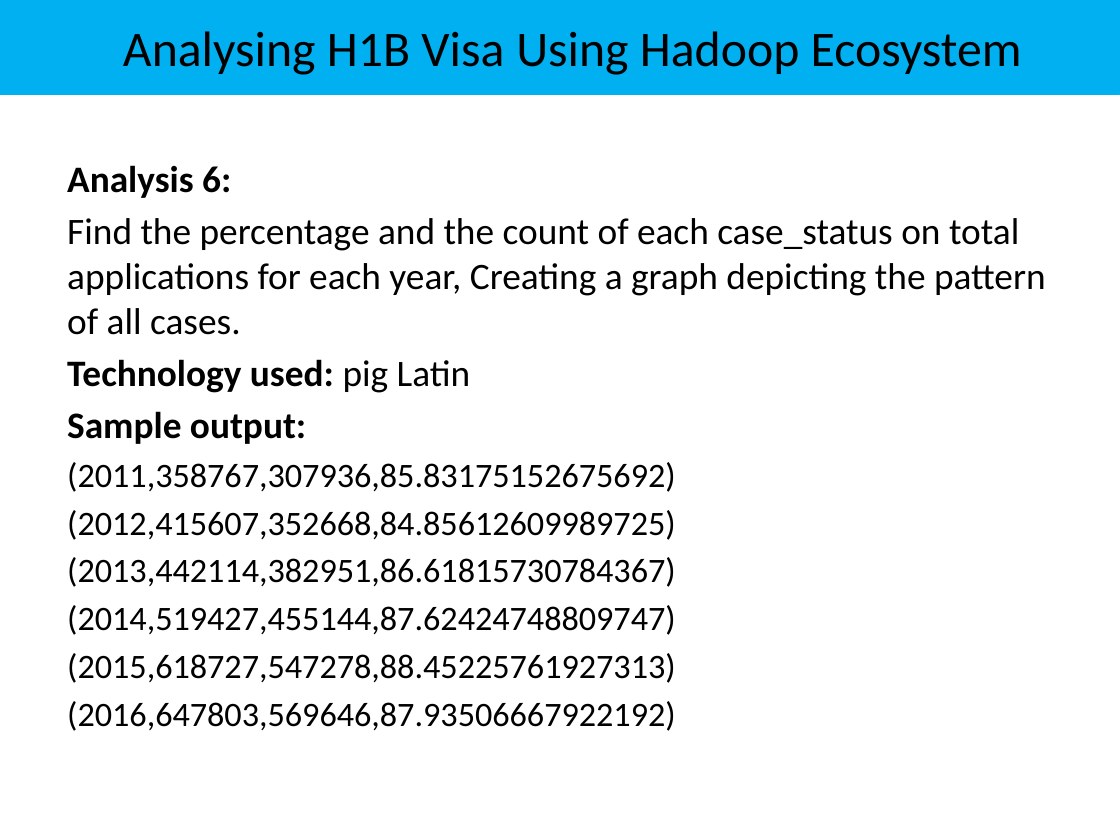
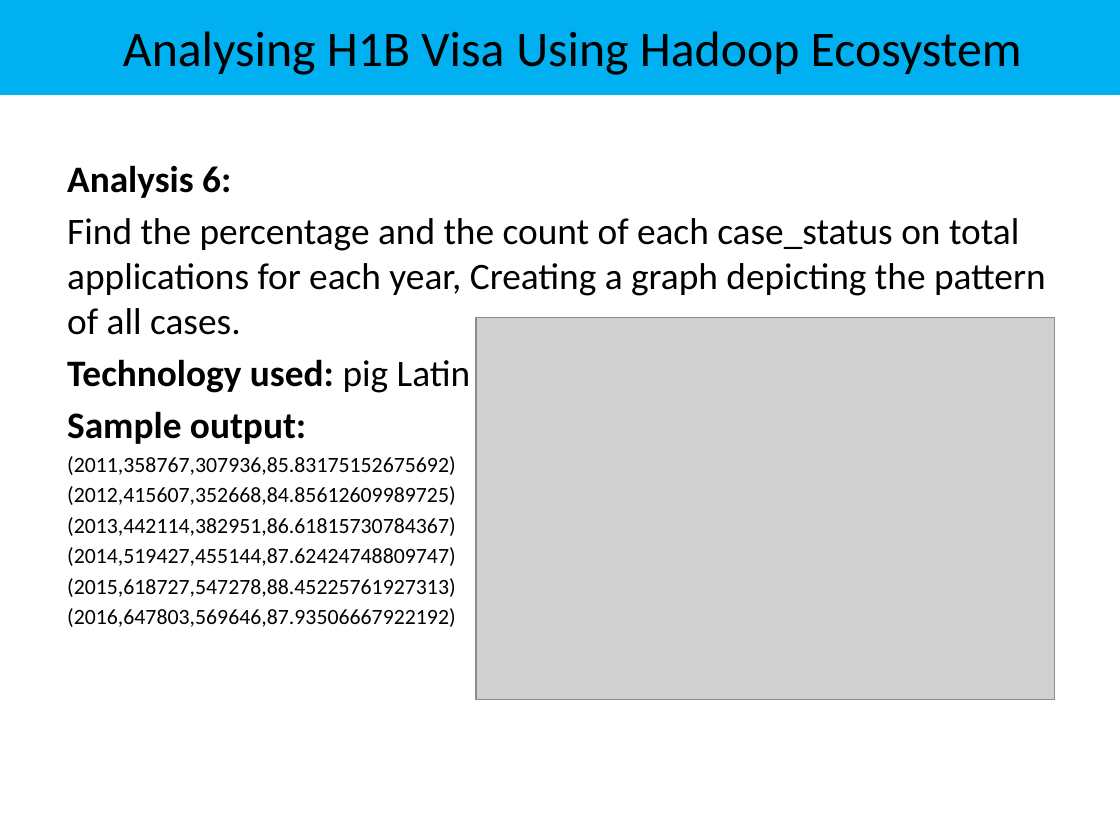
Before and after one commit to anittajoseph/BigData-Final-Project-H1B-Visa-Data-Analysis, a slide deck: slide 20 of Analyzing H1b visa data using Hadoop Ecosystem.pptx. Drawn at 1120x840 pixels with LibreOffice and Linux fonts; fonts in the diff are those of the drawing; grey boxes stand for pictures. Boxes give left, top, right and bottom in pixels: in the first picture for what was removed or moved away, otherwise in the second. Text is boxed around its words. In the diff, an @@ line names an element or a change of style, - is before the commit and + after.

```diff
--- a/Analyzing H1b visa data using Hadoop Ecosystem.pptx
+++ b/Analyzing H1b visa data using Hadoop Ecosystem.pptx
@@ picture added at (476, 317, 1055, 700) @@
@@ text at (67, 456, 455, 627): size 22 to 14 pt in "(2011,358767,307936,85.83175152675692)", "(2012,415607,352668,84.85612609989725)", "(2013,442114,382951,86.61815730784367)", "(2014,519427,455144,87.62424748809747)" and 2 more places; less space between paragraphs @@
```
Also in this commit, not shown: 4 other slides changed, 2 slides removed, 1 other file.
